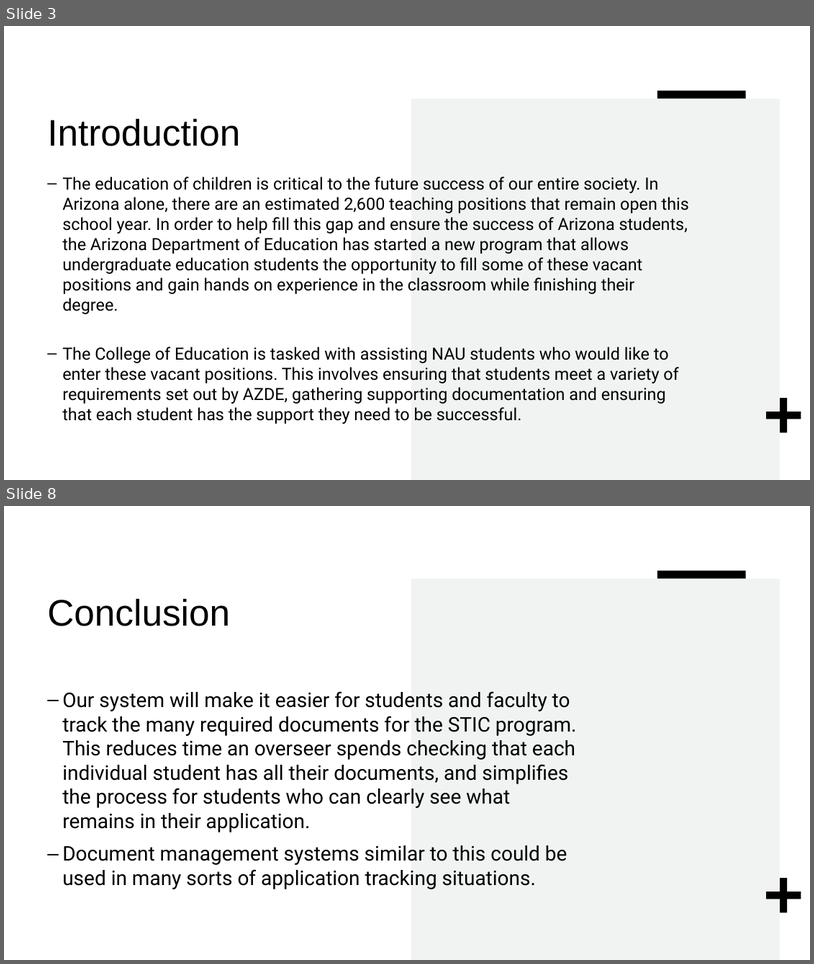
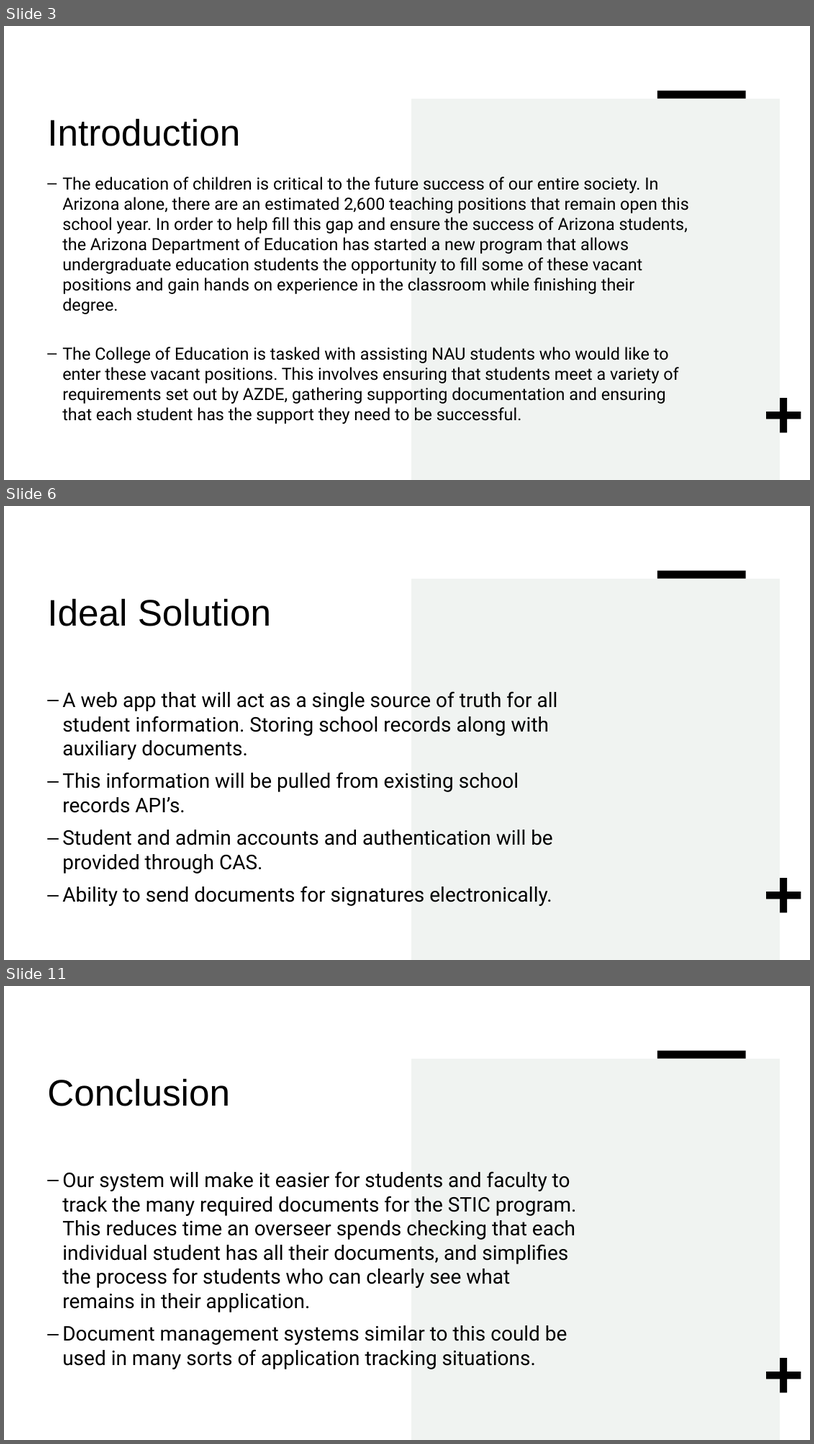
Before and after one commit to TeacherTodo/Deliverables, a slide deck: Teacher To-Do Mini Intro.pptx. Shown one above the other, each under a label of ours: slides 3 and 8 before the commit, slides 3, 6 and 11 after it; the slides between them are not shown. The pictures are 814x964 and 814x1444 pixels, drawn with LibreOffice and Linux fonts; fonts in the diff are those of the drawing. Boxes give left, top, right and bottom in pixels: in the first picture for what was removed or moved away, otherwise in the second. Text is boxed around its words. In the diff, an @@ line names an element or a change of style, - is before the commit and + after.

Commit message:
Update Teacher To-Do Mini Intro.pptx
Added section regarding  solutions and challenges

```diff
--- a/Teacher To-Do Mini Intro.pptx
+++ b/Teacher To-Do Mini Intro.pptx
@@ slide 6 added at <box>4,506,810,960</box>, background #FFFFFF; not listed: 3 template elements that a slide beside it also shows @@
@@ title added at <box>47,598,271,626</box>, 44 pt, text #000000 @@
+Ideal Solution
@@ text added at <box>62,691,558,906</box>, 24 pt, text #000000 @@
+– A web app that will act as a single source of truth for all student information. Storing school records along with auxiliary documents.
+– This information will be pulled from existing school records API’s.
+– Student and admin accounts and authentication will be provided through CAS.
+– Ability to send documents for signatures electronically.
@@ what was slide 8 is now slide 11 @@
```
Also in this commit, not shown: 4 slides changed, 3 other slides added, 1 slide removed.
